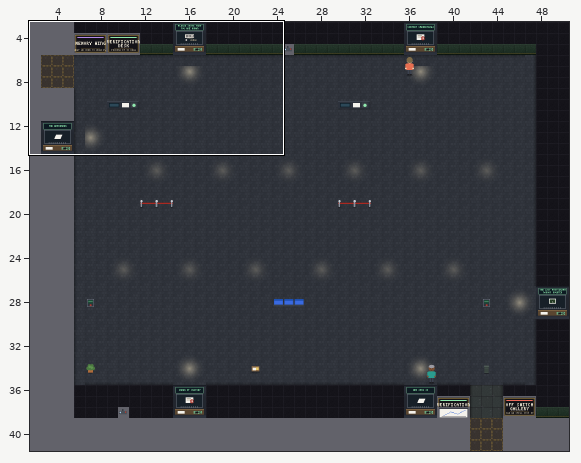
Tiled map (JSON): maps/verify.tmj. The first picture is a wide view before the edit; the outline marks the close-up.
Close-up. Before the edit:
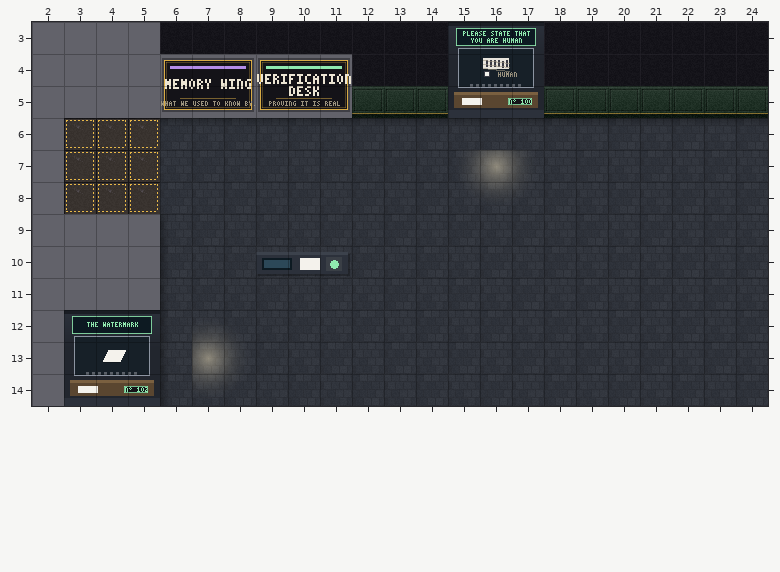
Cells are 32x32 px. Shown: x 2..24, y 3..14. The commit also changed other parts of the map, which this record leaves out.
After:
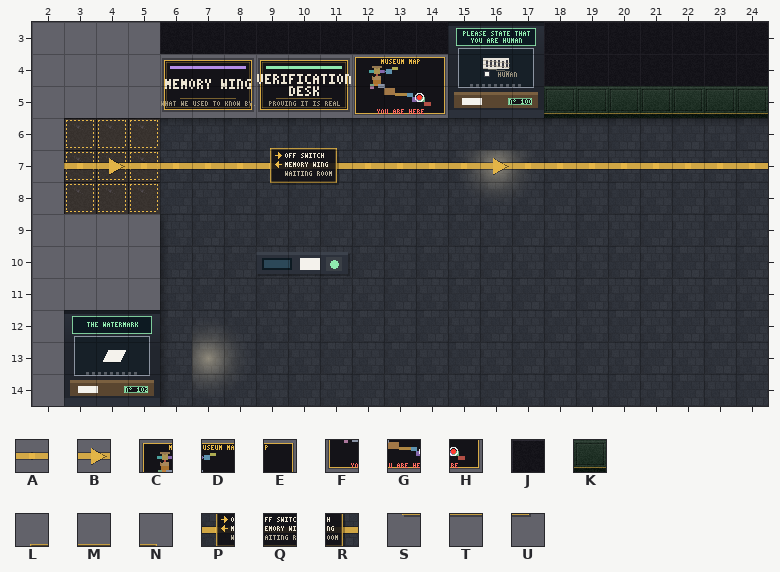
Key: from "Chunk 1": A 116, B 117, C 121, D 122, E 123, F 124, G 125, H 126; from "Chunk 2": J 0, K 1, L 17, M 18, N 19, P 20, Q 21, R 22, S 23, T 24, U 25.
_ is an empty cell.
Tiles of an added or newly shown layer are drawn over the layers below it.
See-through tiles are keyed as they look on the map.
The edit:
Layer "wayfinding" (added):
Tile A is added in row 7 at x 3, 5 to 15 and 17 to 24.
Tile B is added in row 7 at x 4 and 16.
Layer "signage" (added):
Tile L is added in row 6 at x 9.
Tile M is added in row 6 at x 10.
Tile N is added in row 6 at x 11.
Tile P is added in row 7 at x 9.
Tile Q is added in row 7 at x 10.
Tile R is added in row 7 at x 11.
Tile S is added in row 8 at x 9.
Tile T is added in row 8 at x 10.
Tile U is added in row 8 at x 11.
Layer "walls":
Tile C replaces tile J in row 4 at x 12.
Tile D replaces tile J in row 4 at x 13.
Tile E replaces tile J in row 4 at x 14.
Tile F replaces tile K in row 5 at x 12.
Tile G replaces tile K in row 5 at x 13.
Tile H replaces tile K in row 5 at x 14.
Boxes around the changes in both close-ups, in picture pixels (x1, y1, x2, y2):
changed: (64, 54, 768, 185)
